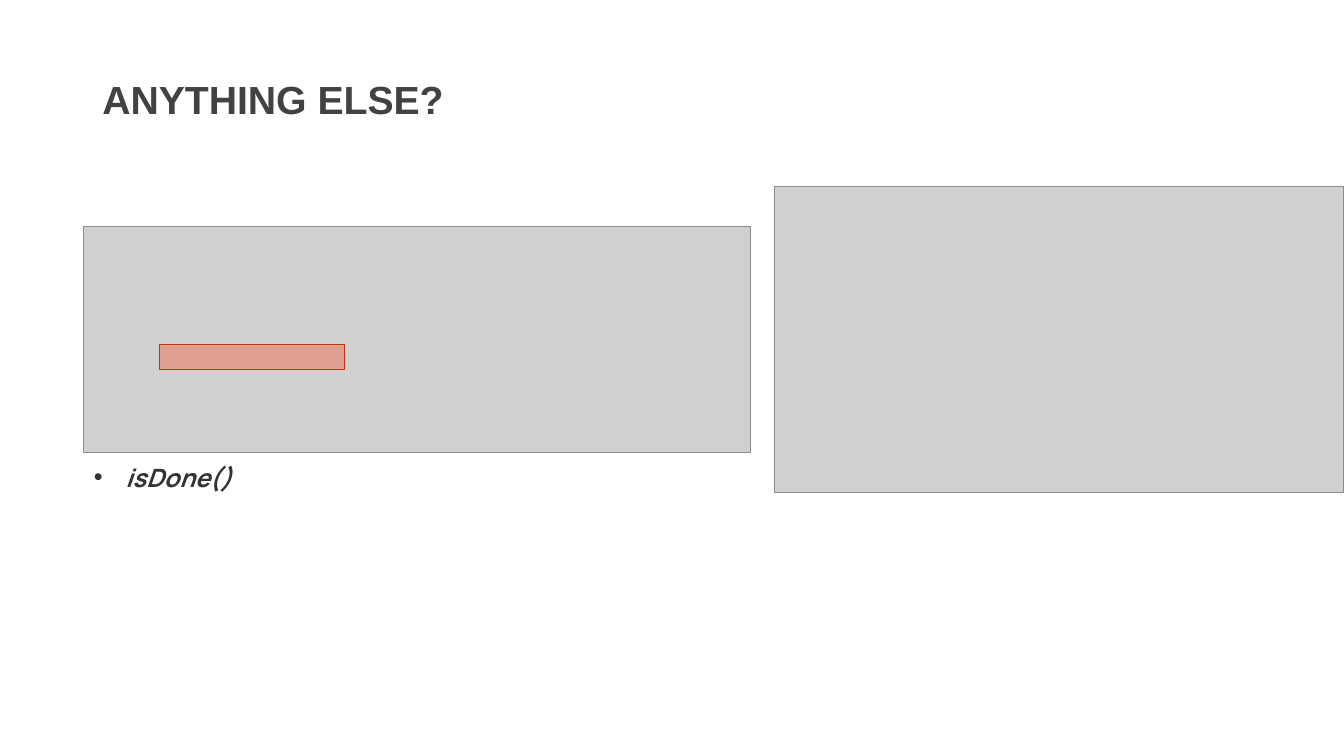
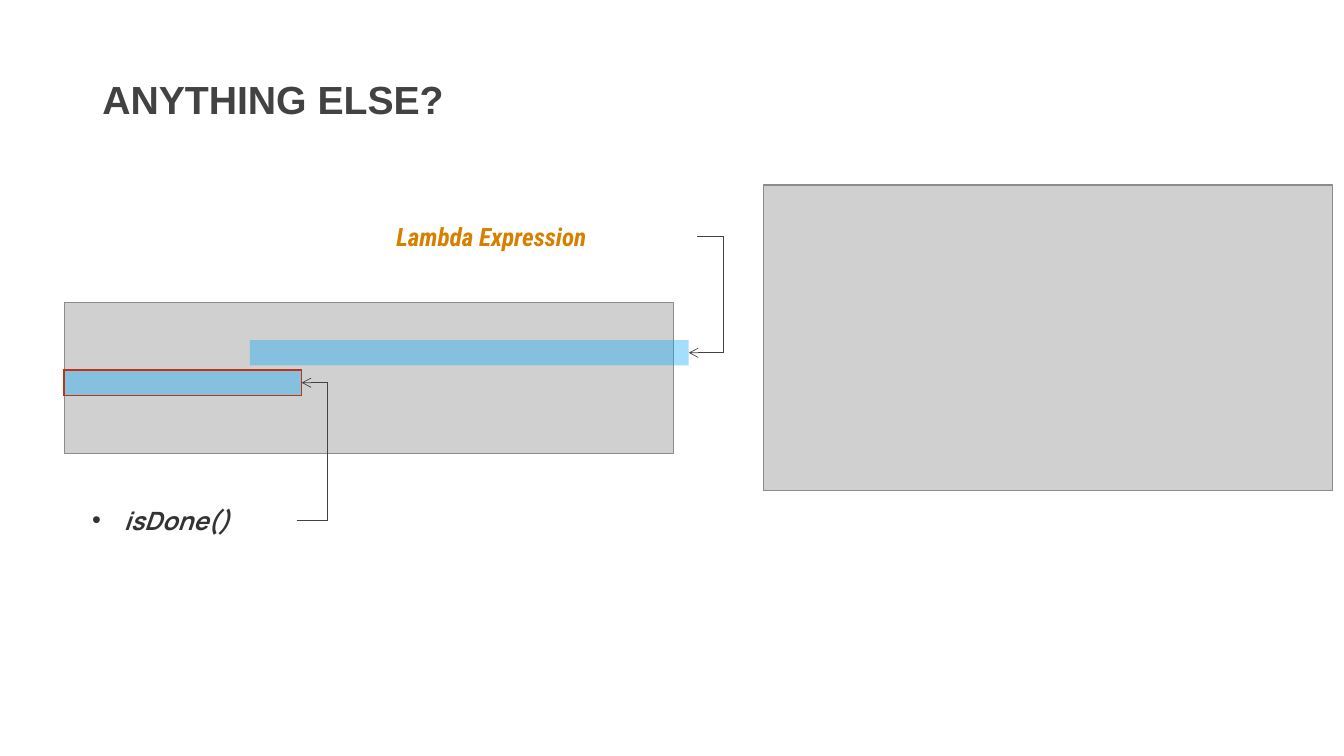
Before and after one commit to DevDay2019-AxonActive/DevDay2019---Advanced-Java, a slide deck: slide 5 of presentations/java_future.pptx. Drawn at 1344x756 pixels with LibreOffice and Linux fonts; fonts in the diff are those of the drawing; grey boxes stand for pictures; background and template pictures are left out. Boxes give left, top, right and bottom in pixels: in the first picture for what was removed or moved away, otherwise in the second. Text is boxed around its words. In the diff, an @@ line names an element or a change of style, - is before the commit and + after.

```diff
--- a/presentations/java_future.pptx
+++ b/presentations/java_future.pptx
@@ picture: place and size @@
-picture at <box>775,187,1344,493</box>
+picture at <box>763,186,1333,492</box>
@@ text added at <box>396,227,586,251</box>, 18 pt, text #D78000, bold, italic @@
+Lambda Expression
@@ elbow arrow added from (698, 237) to (689, 353), #424242 0.5 pt @@
@@ picture: place and size @@
-picture at <box>84,227,750,453</box>
+picture at <box>65,302,674,454</box>
@@ rectangle added at <box>250,341,689,366</box>, fill #02A9F7 at 36% opacity @@
@@ rectangle: place and size @@
-rectangle at <box>159,345,344,370</box>
+rectangle at <box>65,370,302,395</box>
@@ rectangle at <box>65,370,302,395</box>: fill #FF4A1A at 36% opacity to #02A9F7 at 36% opacity @@
@@ elbow arrow added from (296, 520) to (301, 383), #424242 0.5 pt @@
@@ text "isDone()": place and size @@
-text "isDone()" at <box>125,465,232,492</box>
+text "isDone()" at <box>124,509,231,535</box>
```
Also in this commit, not shown: 2 other slides changed, 1 slide removed.
